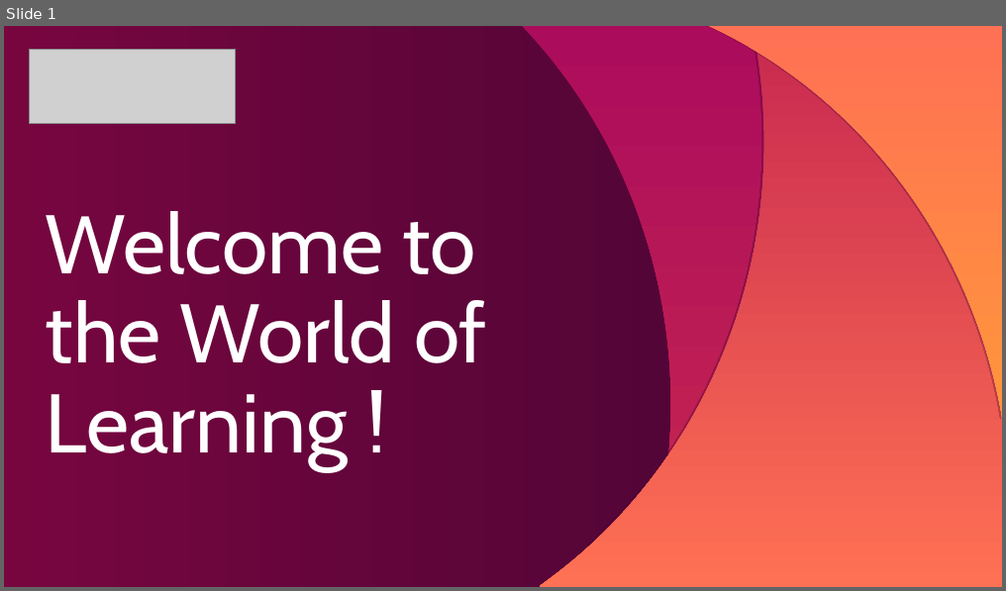
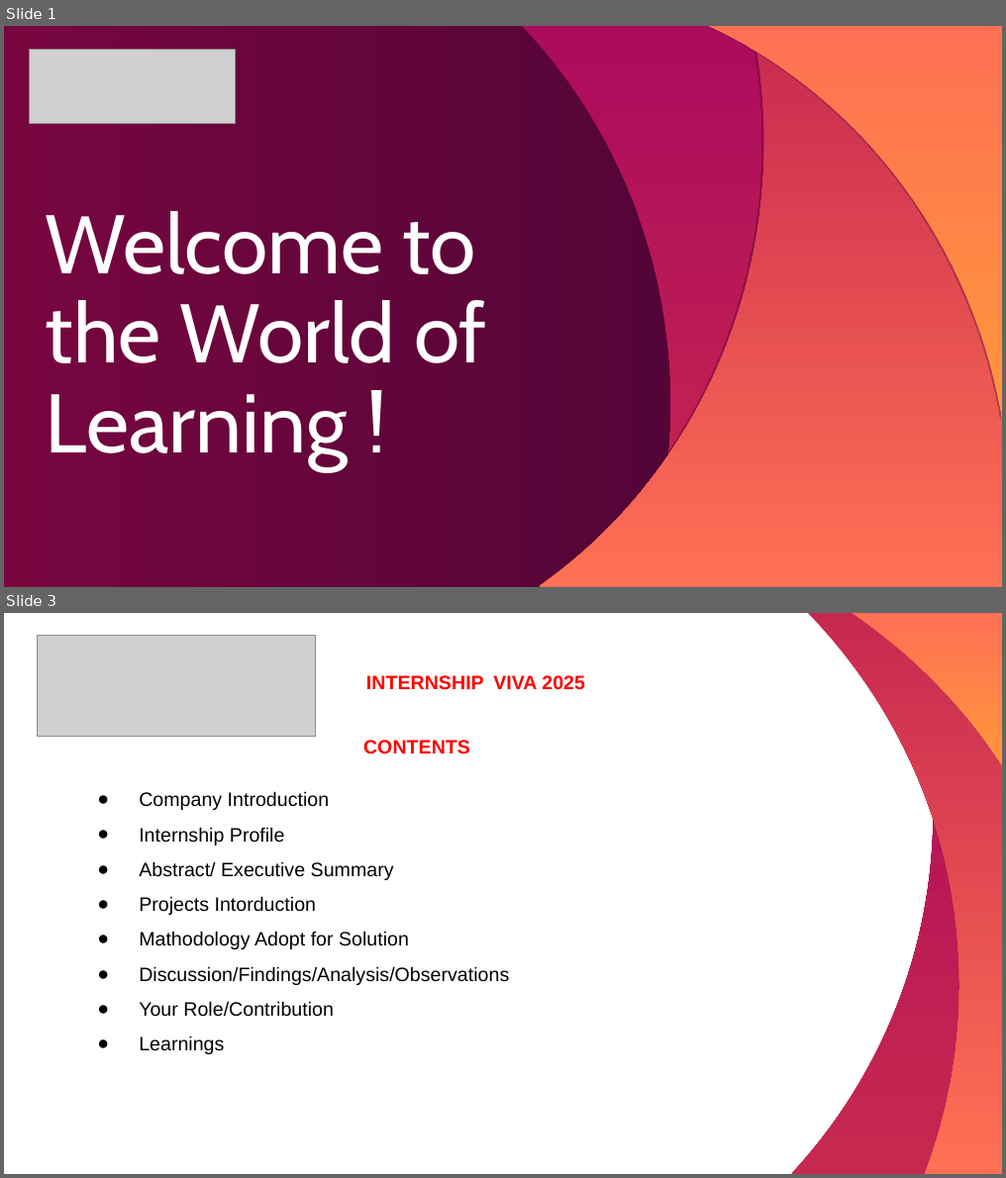
Before and after one commit to lightning-mcqueen01/HTML-basic, a slide deck: week 5/js/Template_internship_Viva2024(1).ppt. Shown one above the other, each under a label of ours: slide 1 before the commit, slides 1 and 3 after it; the slides between them are not shown. The pictures are 1006x591 and 1006x1178 pixels, drawn with LibreOffice and Linux fonts; fonts in the diff are those of the drawing; grey boxes stand for pictures. Boxes give left, top, right and bottom in pixels: in the first picture for what was removed or moved away, otherwise in the second. Text is boxed around its words. In the diff, an @@ line names an element or a change of style, - is before the commit and + after.

```diff
--- a/week 5/js/Template_internship_Viva2024(1).ppt
+++ b/week 5/js/Template_internship_Viva2024(1).ppt
@@ slide 3 added at <box>4,613,1002,1174</box>, background #FFFFFF @@
@@ picture added at <box>37,635,315,736</box> @@
@@ freeform shape added at <box>791,613,1002,1174</box>, fill gradient #AC0C5C to #C7284F @@
@@ freeform shape added at <box>808,613,1002,1174</box>, fill gradient #C7284F to #FF7154 @@
@@ freeform shape added at <box>851,613,1002,764</box>, fill gradient #FF7154 to #FF963C @@
@@ title added at <box>366,675,585,690</box>, 14 pt, text #FF0000, bold @@
+INTERNSHIP VIVA 2025
@@ text added at <box>363,740,470,755</box>, 14 pt, text #FF0000, bold @@
+CONTENTS
@@ text added at <box>139,791,509,1055</box>, 14 pt, text #000000 @@
+● Company Introduction
+● Internship Profile
+● Abstract/ Executive Summary
+● Projects Intorduction
+● Mathodology Adopt for Solution
+● Discussion/Findings/Analysis/Observations
+● Your Role/Contribution
+● Learnings
```
Also in this commit, not shown: 1 slide changed, 13 other slides added, 7 slides removed, 31 other files.
